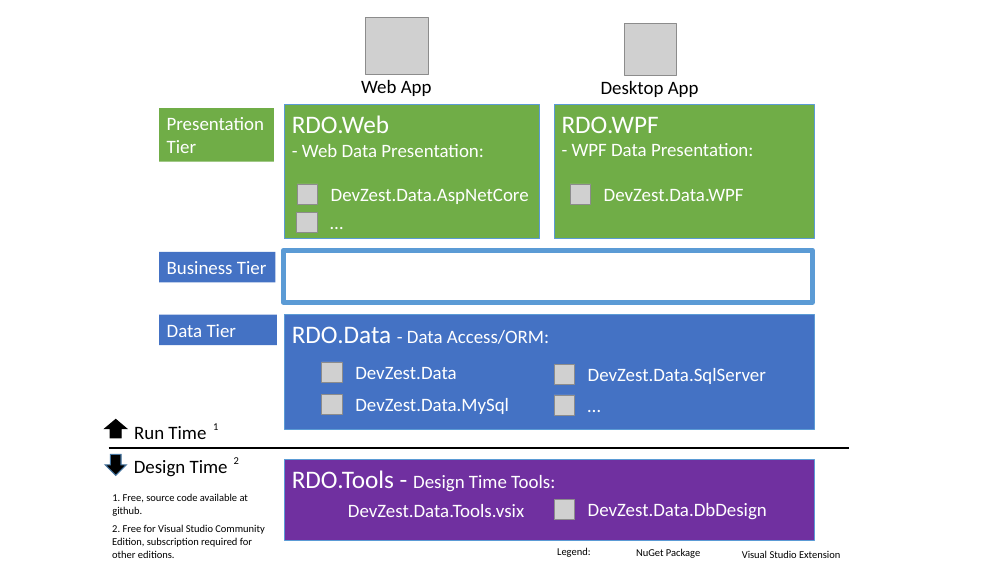
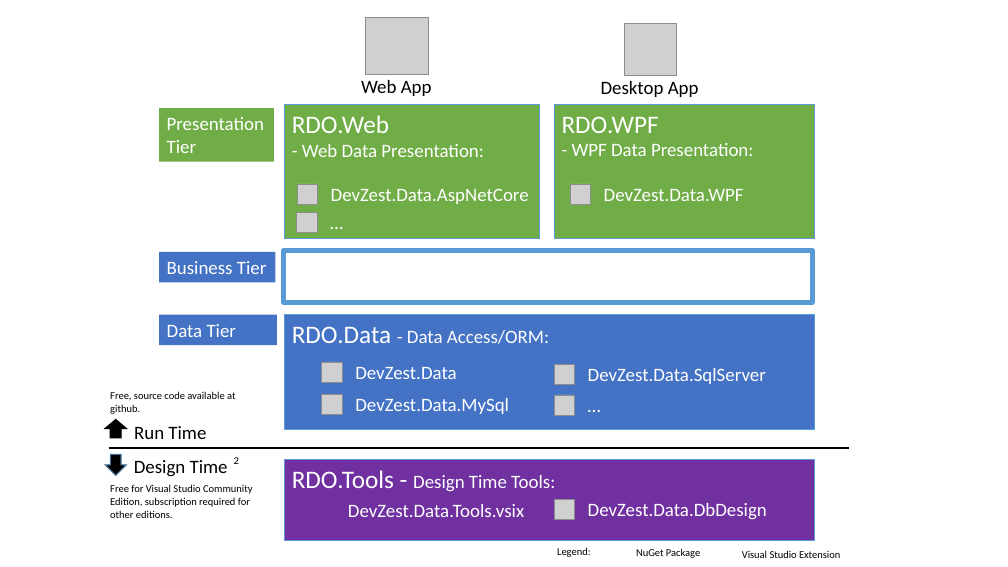
Before and after one commit to DevZest/RDO.Net, a slide deck: slide 1 of docs_src/primitives/RdoNetOverview.pptx. Drawn at 1008x567 pixels with LibreOffice and Linux fonts; fonts in the diff are those of the drawing; grey boxes stand for pictures; background and template pictures are left out. Boxes give left, top, right and bottom in pixels: in the first picture for what was removed or moved away, otherwise in the second. Text is boxed around its words. In the diff, an @@ line names an element or a change of style, - is before the commit and + after.

```diff
--- a/docs_src/primitives/RdoNetOverview.pptx
+++ b/docs_src/primitives/RdoNetOverview.pptx
@@ text at [110, 391, 235, 414]: text changed @@
-1. Free, source code available at github.
+Free, source code available at github.
@@ text removed at [213, 423, 218, 430] @@
-1
@@ text at [110, 484, 252, 518]: text changed @@
-2. Free for Visual Studio Community Edition, subscription required for other editions.
+Free for Visual Studio Community Edition, subscription required for other editions.
```
Also in this commit, not shown: 1 other file.
